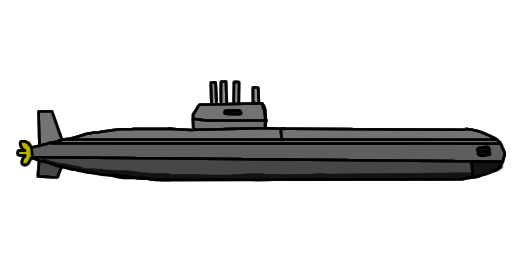
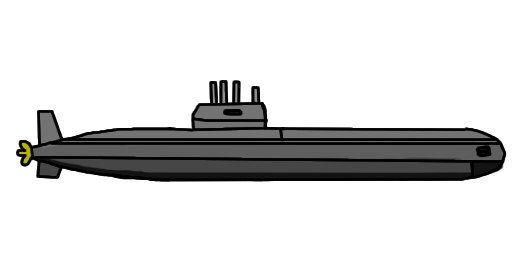
Revision of a layered w=515, h=256 image; what changed, layer by layer:
painted on "Layer 1" over [39, 131, 500, 179]
